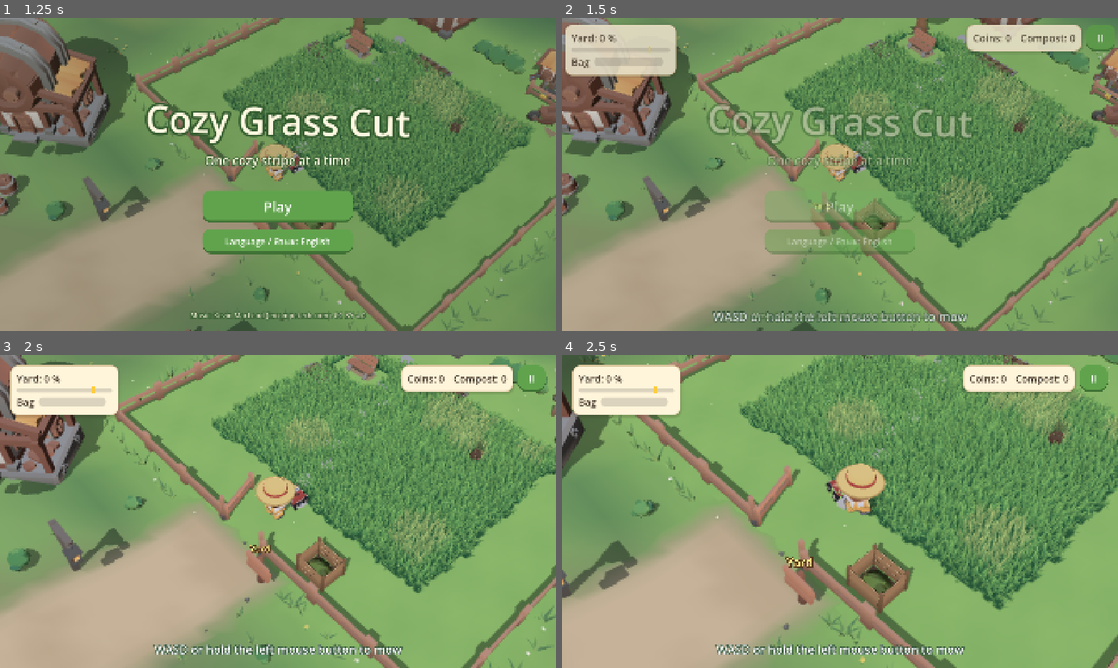
Above: before the commit, frames 1-4 (two rows, left to right).
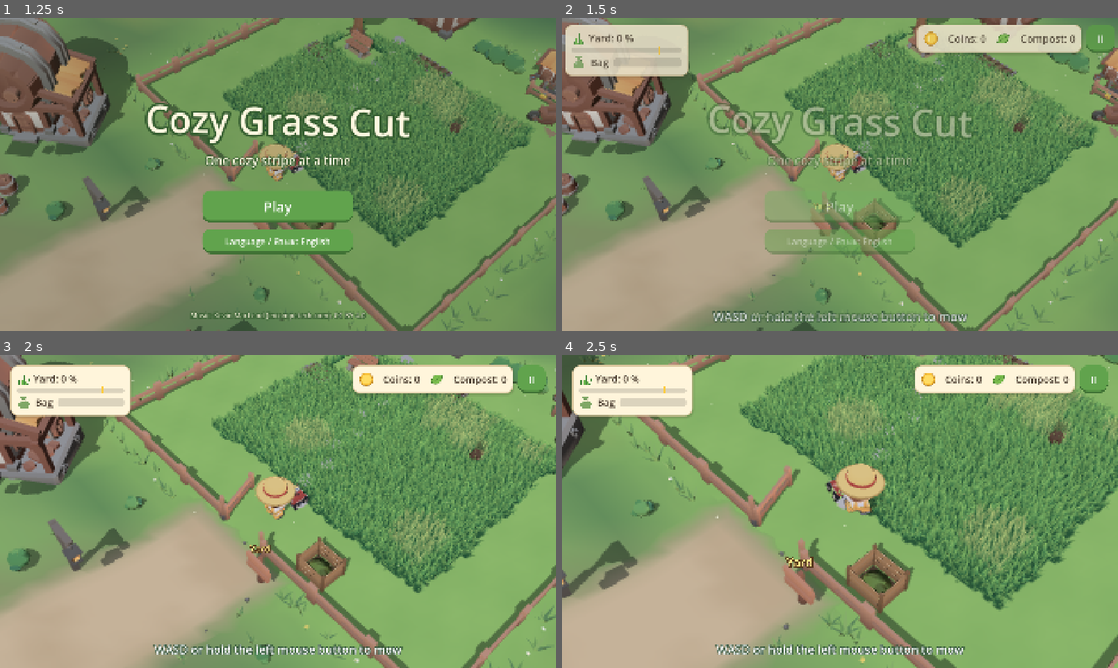
Above: after the commit, the same moments.

Repository: MrKrob00/Cozy-Game
Game: Godot game, scene res://scenes/village.tscn
Same seed, same stepped clock (60 frames per second), same inputs: the game is played once before the commit and once after it.
Inputs (mouse positions are in pixels of both pictures, inside the frame that each line leads up to):
- Up to frame 1 (1.25 s): move the mouse to (400, 158) at 0.52 s; hold D (move_right) from 0.53 s (still down); hold E (interact) from 0.53 s (still down); click (400, 158) at 0.67 s
- Up to frame 2 (1.5 s): release D (move_right) at 1.25 s; release E (interact) at 1.25 s; click "Play" at 1.25 s
- Up to frame 3 (2 s): no input
- Up to frame 4 (2.5 s): drag from (728, 527) to (812, 574) at 2.02 s

Frame 1 is identical in both runs. In frame 2, 2.2% of the frame differs, in the area x 0-100%, y 2-19%; in frame 3, 2.2%, in the area x 1-99%, y 3-20%; in frame 4, 2.2%.

Commit message:
HUD: drawn icons by the counters, workshop upgrade icons and level pips
Coin and compost leaf by the counters are the same drawings that fly
from the world (RewardIcon.draw_coin / draw_leaf); rewards now fly to the
icon. Grass by the plot progress, a bag by the bag bar. The workshop
rows get a knife / bag / motor badge and filled circles for the level.

Co-Authored-By: Claude Opus 5.5 <noreply@anthropic.com>
Claude-Session: https://claude.ai/code/session_01Lbjh89c2rRWiLCHeMGFfiw

Diff:
--- a/scripts/hud.gd
+++ b/scripts/hud.gd
@@ -14,6 +14,8 @@
 const COMPLETION_DELAY := 5.0
 ## Сколько летят значки награды до счётчика, секунд.
 const FLIGHT_TIME := 0.85
+## Значок каждого улучшения в мастерской.
+const UPGRADE_ICONS := {"blade": HudIcon.Kind.BLADE, "bag": HudIcon.Kind.BAG, "motor": HudIcon.Kind.MOTOR}
 ## Секунд на букву в реплике жителя.
 const TYPE_SPEED := 0.028
 ## Пауза между «скошено 80 %» и показом новой калитки, секунд.
@@ -29,6 +31,9 @@
 @onready var _bag_bar: ProgressBar = %BagBar
 @onready var _coins_label: Label = %CoinsLabel
 @onready var _compost_label: Label = %CompostLabel
+## Значки у счётчиков: к ним летят награды из мира.
+var _coins_icon: HudIcon
+var _compost_icon: HudIcon
 @onready var _pause_button: Button = %PauseButton
 @onready var _toast: PanelContainer = %Toast
 @onready var _toast_label: Label = %ToastLabel
@@ -161,6 +166,7 @@
 	if _player:
 		_player.interaction_target_changed.connect(_on_target_changed)
 
+	_add_counter_icons()
 	_shown_coins = GameState.coins
 	_shown_compost = GameState.compost
 	GameState.coins_changed.connect(_on_coins_changed)
@@ -549,6 +555,7 @@
 			clampf(absf(target - shown) * 0.02, 0.25, 0.8)).set_trans(Tween.TRANS_CUBIC).set_ease(Tween.EASE_OUT)
 	if delay == 0.0:
 		Juice.punch(label, 0.3)
+		Juice.punch(_coins_icon if kind == "coins" else _compost_icon, 0.35)
 
 
 func _show_counter(value: float, kind: String) -> void:
@@ -566,9 +573,9 @@
 	var camera := get_viewport().get_camera_3d()
 	if camera == null or amount <= 0 or camera.is_position_behind(world_position):
 		return
-	var label := _coins_label if kind == "coins" else _compost_label
+	var aim: Control = _coins_icon if kind == "coins" else _compost_icon
 	var start := camera.unproject_position(world_position)
-	var target := label.get_global_rect().get_center() - Vector2.ONE * RewardIcon.SIZE * 0.5
+	var target := aim.get_global_rect().get_center() - Vector2.ONE * RewardIcon.SIZE * 0.5
 	var count := clampi(int(sqrt(float(amount))) + 1, 2, 9)
 	_in_flight[kind] += count
 	for i in count:
@@ -589,13 +596,13 @@
 		tween.tween_property(icon, "position", target, FLIGHT_TIME - 0.27 - 0.05 * i) \
 				.set_trans(Tween.TRANS_QUAD).set_ease(Tween.EASE_IN)
 		tween.parallel().tween_property(icon, "scale", Vector2.ONE * 0.6, FLIGHT_TIME - 0.27 - 0.05 * i)
-		tween.tween_callback(_on_icon_arrived.bind(icon, kind, label, i))
-
-
-func _on_icon_arrived(icon: RewardIcon, kind: String, label: Label, index: int) -> void:
+		tween.tween_callback(_on_icon_arrived.bind(icon, kind, aim, i))
+
+
+func _on_icon_arrived(icon: RewardIcon, kind: String, aim: Control, index: int) -> void:
 	icon.queue_free()
 	_in_flight[kind] = maxi(_in_flight[kind] - 1, 0)
-	Juice.punch(label, 0.18, 0.2)
+	Juice.punch(aim, 0.25, 0.2)
 	Sfx.play("coin" if kind == "coins" else "pop", -14.0, 1.0 + index * 0.06, 0.02)
 
 
@@ -963,6 +970,31 @@
 
 
 # Строки мастерской: по одной на апгрейд, с ценой следующего уровня.
+# Значки рядом с надписями: монета и листик у счётчиков, трава у участка,
+# мешок у его полоски. Надписи остаются как есть.
+func _add_counter_icons() -> void:
+	_coins_icon = _icon_before(_coins_label, HudIcon.Kind.COIN, 52.0)
+	_compost_icon = _icon_before(_compost_label, HudIcon.Kind.COMPOST, 52.0)
+	_icon_before(_bag_bar.get_parent().get_child(0) as Control, HudIcon.Kind.BAG, 48.0)
+	# Строка участка: значок травы и подпись в один ряд.
+	var rows := _progress_label.get_parent()
+	var line := HBoxContainer.new()
+	line.mouse_filter = Control.MOUSE_FILTER_IGNORE
+	line.add_theme_constant_override("separation", 10)
+	rows.add_child(line)
+	rows.move_child(line, _progress_label.get_index())
+	_progress_label.reparent(line)
+	line.add_child(HudIcon.make(HudIcon.Kind.GRASS, 48.0))
+	line.move_child(line.get_child(1), 0)
+
+
+func _icon_before(label: Control, kind: HudIcon.Kind, side: float) -> HudIcon:
+	var icon := HudIcon.make(kind, side)
+	label.add_sibling(icon)
+	label.get_parent().move_child(icon, label.get_index())
+	return icon
+
+
 func _fill_workshop() -> void:
 	for child in _workshop_rows.get_children():
 		child.queue_free()
@@ -975,13 +1007,20 @@
 		var row := HBoxContainer.new()
 		row.add_theme_constant_override("separation", 28)
 		_workshop_rows.add_child(row)
+		var badge := HudIcon.make(UPGRADE_ICONS.get(id, HudIcon.Kind.GRASS), 100.0)
+		badge.badge = true
+		row.add_child(badge)
 
 		var text := VBoxContainer.new()
 		text.size_flags_horizontal = Control.SIZE_EXPAND_FILL
 		row.add_child(text)
+		var heading := HBoxContainer.new()
+		heading.add_theme_constant_override("separation", 18)
+		text.add_child(heading)
 		var title := Label.new()
 		title.text = L.t("%s — уровень %d из %d") % [L.t(info["title"]), level + 1, values.size()]
-		text.add_child(title)
+		heading.add_child(title)
+		heading.add_child(HudIcon.pips(values.size(), level + 1, 34.0))
 		var about := Label.new()
 		about.add_theme_font_size_override("font_size", 28)
 		about.modulate.a = 0.7
--- /dev/null
+++ b/scripts/hud_icon.gd
@@ -0,0 +1,126 @@
+class_name HudIcon
+extends Control
+## Значок интерфейса, нарисованный фигурами (без символов шрифта: в шрифте
+## их может не быть, а на телефоне поиск символа дорог): монета и листик
+## компоста (те же, что летят к счётчикам, RewardIcon), мешок, трава, нож,
+## мотор. Или кружки уровня (LEVELS).
+
+enum Kind { COIN, COMPOST, BAG, GRASS, BLADE, MOTOR, LEVELS }
+
+const INK := Color(0.27, 0.22, 0.17)
+const LEAF := Color(0.42, 0.72, 0.30)
+const LEAF_DARK := Color(0.28, 0.54, 0.24)
+const CANVAS := Color(0.50, 0.66, 0.40)
+const CANVAS_DARK := Color(0.36, 0.50, 0.30)
+const STEEL := Color(0.62, 0.65, 0.70)
+const STEEL_DARK := Color(0.40, 0.42, 0.48)
+const RED := Color(0.86, 0.30, 0.26)
+
+@export var kind := Kind.COIN
+## Для LEVELS: сколько всего уровней и сколько уже есть.
+@export var levels := 3
+@export var level := 1
+## Подложка-кружок под значком (в окнах, где значок стоит отдельно).
+@export var badge := false
+
+
+static func make(icon_kind: Kind, side := 40.0) -> HudIcon:
+	var icon := HudIcon.new()
+	icon.kind = icon_kind
+	icon.custom_minimum_size = Vector2(side, side)
+	icon.mouse_filter = Control.MOUSE_FILTER_IGNORE
+	icon.size_flags_vertical = Control.SIZE_SHRINK_CENTER
+	return icon
+
+
+## Кружки уровня: сколько всего и сколько уже куплено.
+static func pips(total: int, filled: int, side := 26.0) -> HudIcon:
+	var icon := make(Kind.LEVELS, side)
+	icon.levels = total
+	icon.level = filled
+	icon.custom_minimum_size = Vector2(side * total + 6.0 * (total - 1), side)
+	return icon
+
+
+func _draw() -> void:
+	var s := minf(size.x, size.y)
+	var c := Vector2(s, s) * 0.5
+	if badge:
+		draw_circle(c, s * 0.5, Color(0.91, 0.84, 0.68))
+		s *= 0.72
+	match kind:
+		Kind.COIN:
+			RewardIcon.draw_coin(self, c, s * 0.42)
+		Kind.COMPOST:
+			RewardIcon.draw_leaf(self, c, s * 0.46)
+		Kind.BAG:
+			_bag(c, s)
+		Kind.GRASS:
+			_grass(c, s)
+		Kind.BLADE:
+			_blade(c, s)
+		Kind.MOTOR:
+			_motor(c, s)
+		Kind.LEVELS:
+			_levels()
+
+
+func _bag(c: Vector2, s: float) -> void:
+	# Мешок: пузатый низ, перевязанное горлышко, раструб ткани сверху.
+	var body := PackedVector2Array()
+	for k in 20:
+		var angle := -PI * 0.5 + TAU * k / 20.0
+		var squash := 1.0 if sin(angle) > 0.0 else 0.8
+		body.append(c + Vector2(cos(angle) * s * 0.4, s * 0.14 + sin(angle) * s * 0.3 * squash))
+	draw_colored_polygon(body, CANVAS)
+	draw_colored_polygon(PackedVector2Array([c + Vector2(-s * 0.1, -s * 0.18), c + Vector2(-s * 0.26, -s * 0.44),
+			c + Vector2(-s * 0.08, -s * 0.36), c + Vector2(0.0, -s * 0.46), c + Vector2(s * 0.08, -s * 0.36),
+			c + Vector2(s * 0.26, -s * 0.44), c + Vector2(s * 0.1, -s * 0.18)]), CANVAS)
+	draw_line(c + Vector2(-s * 0.14, -s * 0.19), c + Vector2(s * 0.14, -s * 0.19), CANVAS_DARK, maxf(s * 0.09, 2.0), true)
+	draw_line(c + Vector2(s * 0.14, -s * 0.19), c + Vector2(s * 0.24, -s * 0.06), CANVAS_DARK, maxf(s * 0.05, 1.5), true)
+	draw_circle(c + Vector2(-s * 0.16, s * 0.04), s * 0.07, Color(1.0, 1.0, 1.0, 0.25))
+
+
+func _grass(c: Vector2, s: float) -> void:
+	# Пучок травы из пяти травинок.
+	var ground := c.y + s * 0.4
+	for blade: Array in [[-0.28, 0.5, -0.4, LEAF_DARK], [-0.12, 0.78, -0.15, LEAF], [0.04, 0.88, 0.05, LEAF_DARK],
+			[0.18, 0.7, 0.25, LEAF], [0.3, 0.48, 0.42, LEAF_DARK]]:
+		var x: float = c.x + blade[0] * s
+		var tip := Vector2(c.x + blade[2] * s, ground - blade[1] * s)
+		draw_colored_polygon(PackedVector2Array([Vector2(x - s * 0.07, ground), Vector2(x + s * 0.07, ground), tip]),
+				blade[3])
+
+
+func _blade(c: Vector2, s: float) -> void:
+	# Нож косилки сверху: два широких лезвия с заточкой и ступица.
+	for side: float in [-1.0, 1.0]:
+		var dir := Vector2(cos(0.45), sin(0.45)) * side
+		var across := Vector2(-dir.y, dir.x)
+		draw_colored_polygon(PackedVector2Array([c - across * s * 0.12, c + dir * s * 0.46 - across * s * 0.1,
+				c + dir * s * 0.48 + across * s * 0.16, c + across * s * 0.12]), STEEL)
+		draw_line(c + dir * s * 0.2 + across * s * 0.13, c + dir * s * 0.47 + across * s * 0.15, Color(0.88, 0.9, 0.94),
+				maxf(s * 0.05, 1.5), true)
+	draw_circle(c, s * 0.18, STEEL_DARK)
+	draw_circle(c, s * 0.08, INK)
+
+
+func _motor(c: Vector2, s: float) -> void:
+	# Мотор: блок, цилиндр с рёбрами, красная крышка.
+	draw_rect(Rect2(c + Vector2(-s * 0.4, s * 0.06), Vector2(s * 0.8, s * 0.34)), INK)
+	draw_rect(Rect2(c + Vector2(-s * 0.22, -s * 0.34), Vector2(s * 0.44, s * 0.42)), STEEL)
+	for k in 3:
+		var y := c.y - s * 0.24 + k * s * 0.12
+		draw_line(Vector2(c.x - s * 0.3, y), Vector2(c.x + s * 0.3, y), STEEL_DARK, maxf(s * 0.05, 1.5), true)
+	draw_rect(Rect2(c + Vector2(-s * 0.16, -s * 0.46), Vector2(s * 0.32, s * 0.12)), RED)
+
+
+func _levels() -> void:
+	var r := size.y * 0.42
+	for i in levels:
+		var center := Vector2(size.y * 0.5 + i * (size.y + 6.0), size.y * 0.5)
+		if i < level:
+			draw_circle(center, r, LEAF_DARK)
+			draw_circle(center, r * 0.62, LEAF)
+		else:
+			draw_arc(center, r * 0.85, 0.0, TAU, 20, Color(INK, 0.35), maxf(r * 0.22, 2.0), true)
--- a/scripts/reward_icon.gd
+++ b/scripts/reward_icon.gd
@@ -17,27 +17,36 @@
 
 
 func _draw() -> void:
-	var center := size * 0.5
-	var radius := SIZE * 0.42
 	if kind == Kind.COIN:
-		draw_circle(center + Vector2(0.0, 3.0), radius, Color(0.55, 0.38, 0.12, 0.5))
-		draw_circle(center, radius, Color(0.98, 0.76, 0.22))
-		draw_circle(center, radius * 0.72, Color(1.0, 0.86, 0.38))
-		draw_arc(center, radius, 0.0, TAU, 24, Color(0.78, 0.55, 0.14), 3.0, true)
-		draw_line(center + Vector2(-radius * 0.25, -radius * 0.45),
-				center + Vector2(-radius * 0.25, radius * 0.45), Color(1.0, 0.97, 0.8, 0.9), 4.0, true)
+		draw_coin(self, size * 0.5, SIZE * 0.42)
 	else:
-		# Листик: две дуги и прожилка.
-		var points := PackedVector2Array()
-		for i in 17:
-			var t := float(i) / 16.0
-			var along := lerpf(-radius, radius, t)
-			points.append(center + Vector2(along, -sin(t * PI) * radius * 0.62).rotated(-0.6))
-		for i in range(15, 0, -1):
-			var t := float(i) / 16.0
-			var along := lerpf(-radius, radius, t)
-			points.append(center + Vector2(along, sin(t * PI) * radius * 0.62).rotated(-0.6))
-		draw_colored_polygon(points, Color(0.48, 0.74, 0.3))
-		draw_polyline(points, Color(0.3, 0.52, 0.2), 2.5, true)
-		draw_line(center + Vector2(-radius, 0.0).rotated(-0.6), center + Vector2(radius, 0.0).rotated(-0.6),
-				Color(0.32, 0.55, 0.22), 2.5, true)
+		draw_leaf(self, size * 0.5, SIZE * 0.42)
+
+
+## Монетка: её же рисует значок у счётчика (HudIcon).
+static func draw_coin(canvas: CanvasItem, center: Vector2, radius: float) -> void:
+	var line := maxf(radius * 0.12, 1.5)
+	canvas.draw_circle(center + Vector2(0.0, radius * 0.12), radius, Color(0.55, 0.38, 0.12, 0.5))
+	canvas.draw_circle(center, radius, Color(0.98, 0.76, 0.22))
+	canvas.draw_circle(center, radius * 0.72, Color(1.0, 0.86, 0.38))
+	canvas.draw_arc(center, radius, 0.0, TAU, 24, Color(0.78, 0.55, 0.14), line, true)
+	canvas.draw_line(center + Vector2(-radius * 0.25, -radius * 0.45),
+			center + Vector2(-radius * 0.25, radius * 0.45), Color(1.0, 0.97, 0.8, 0.9), line * 1.3, true)
+
+
+## Листик компоста: две дуги и прожилка.
+static func draw_leaf(canvas: CanvasItem, center: Vector2, radius: float) -> void:
+	var line := maxf(radius * 0.1, 1.5)
+	var points := PackedVector2Array()
+	for i in 17:
+		var t := float(i) / 16.0
+		var along := lerpf(-radius, radius, t)
+		points.append(center + Vector2(along, -sin(t * PI) * radius * 0.62).rotated(-0.6))
+	for i in range(15, 0, -1):
+		var t := float(i) / 16.0
+		var along := lerpf(-radius, radius, t)
+		points.append(center + Vector2(along, sin(t * PI) * radius * 0.62).rotated(-0.6))
+	canvas.draw_colored_polygon(points, Color(0.48, 0.74, 0.3))
+	canvas.draw_polyline(points, Color(0.3, 0.52, 0.2), line, true)
+	canvas.draw_line(center + Vector2(-radius, 0.0).rotated(-0.6), center + Vector2(radius, 0.0).rotated(-0.6),
+			Color(0.32, 0.55, 0.22), line, true)
Not shown, added: scripts/hud_icon.gd.uid
